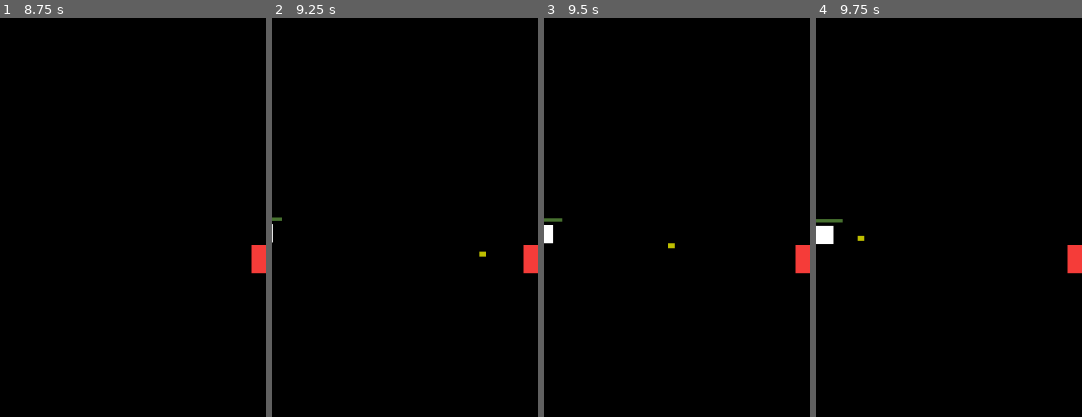
Above: before the commit, frames 1-4 (left to right).
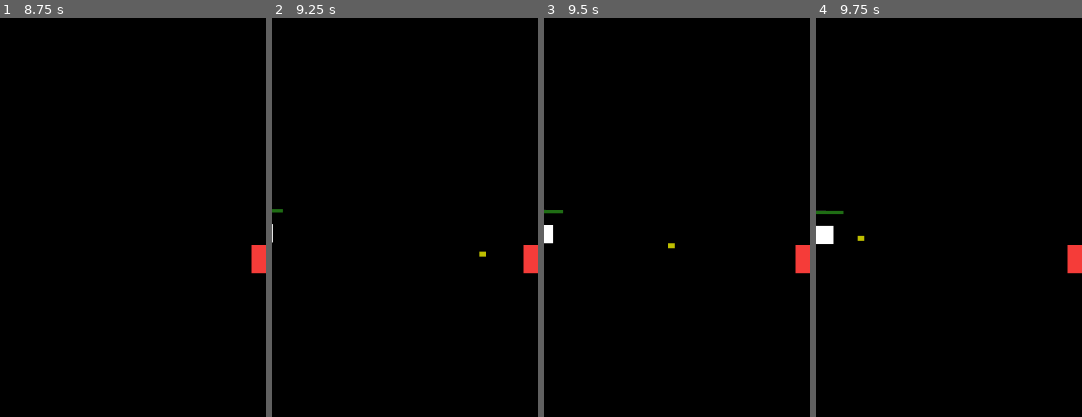
Above: after the commit, the same moments.

Repository: MauroCastro1705/mini_auto_battler
Game: Godot game, scene res://test/test-scene.tscn
The game is run twice, just before and just after one commit, with the same random seed, the same clock (stepped at 60 frames per second) and the same inputs. The project has no main scene, so this scene is started directly.
Inputs (mouse positions are % of the whole screen's width and height, from its top left):
- Up to frame 1 (8.75 s): tap Enter at 0.5, 2, 3.5 s; move the mouse to (72, 45) at 0.52 s; hold Up (ui_up) 0.53-1.25 s; tap O at 0.6, 3.6, 6.6 s; click (72, 45) at 0.67 s; tap Space (ui_select) at 0.77, 1.25, 2.75, 3.77, 4.25, 6.77 s; drag from (30, 55) to (50, 40) at 1.27 s; move the mouse to (60, 28) at 2.02 s; hold Up (ui_up) 2.03-2.75 s; tap Shift at 2.1, 5.1, 8.1 s; drag from (45, 70) to (20, 35) at 2.77 s; move the mouse to (80, 65) at 3.52 s; hold Down (ui_down) 3.53-4.25 s; drag from (20, 35) to (50, 40) at 4.27 s; move the mouse to (55, 50) at 5.02 s; hold Down (ui_down) 5.03-5.75 s; click (55, 50) at 5.17 s; drag from (35, 25) to (30, 55) at 5.77 s; move the mouse to (72, 45) at 6.52 s; hold Up (ui_up) 6.53-7.25 s; drag from (30, 55) to (50, 40) at 7.27 s; move the mouse to (60, 28) at 8.02 s; hold Down (ui_down) from 8.03 s (still down)
- Up to frame 2 (9.25 s): release Down (ui_down) at 8.75 s; drag from (45, 70) to (20, 35) at 8.77 s
- Up to frame 3 (9.5 s): no input
- Up to frame 4 (9.75 s): move the mouse to (80, 65) at 9.52 s; hold Up (ui_up) from 9.53 s (still down); tap O at 9.6 s; click (80, 65) at 9.67 s
The pictures show only the part of the screen within x 0-50%, y 10-59%; the shares and areas given below are measured in that part.

Frame 1 is identical in both runs. In frame 2, less than 0.1% of the frame differs, in the area x 0-5%, y 47-51%; in frame 3, 0.1%; in frame 4, 0.2%, in the area x 0-11%, y 48-52%.

Commit message:
life bars update

Diff:
--- a/enemies/enemigo_1.gd
+++ b/enemies/enemigo_1.gd
@@ -7,7 +7,7 @@
 var is_dead = false
 @onready var damage_numbers_origin: Node2D = $damage_numbers_origin
 @onready var sprite: ColorRect = $ColorRect
-@onready var progress_bar: ProgressBar = $ProgressBar
+@onready var health_bar: Control = $HealthBar
 
 #----------------------------
 #COMO MOSTRAR NUMEROS DE DAÑO
@@ -23,7 +23,7 @@
 	max_hp = Global.enemigo_max_hp
 	Global.enemy_killed.connect(check_upgrade_mob)
 	hp = max_hp
-	update_lifebar()
+	health_bar.set_max_health(hp)
 
 func _process(_delta):
 	if not active:
@@ -41,11 +41,12 @@
 	active = true
 	show()
 	set_process(true)
-	update_lifebar()
+	health_bar.set_max_health(hp)
+
 
 func deactivate():
 	hp = Global.enemigo_max_hp
-	update_lifebar()
+	health_bar.set_max_health(hp)
 	active = false
 	is_dead = true
 	hide()
@@ -60,7 +61,8 @@
 	if not active or is_dead:
 		return
 	hp -= amount
-	update_lifebar()
+	health_bar.update_health(hp)
+
 	DamageNumbers.display_numbers(amount, damage_numbers_origin.global_position)
 	DamageNumbers.flash_sprite(sprite)
 	if hp <= 0:
@@ -68,9 +70,7 @@
 		Global.emit_signal("enemy_killed")
 		deactivate()
 
-func update_lifebar():
-	progress_bar.value = hp
-	progress_bar.max_value = Global.enemigo_max_hp
+
 
 func check_upgrade_mob():
 	if Global.level == 2:
--- a/enemies/enemigo_1.tscn
+++ b/enemies/enemigo_1.tscn
@@ -1,7 +1,7 @@
 [gd_scene load_steps=4 format=3 uid="uid://oeppwgem6t1w"]
 
 [ext_resource type="Script" uid="uid://g1060cslpaq" path="res://enemies/enemigo_1.gd" id="1_dg88b"]
-[ext_resource type="Theme" uid="uid://iw4d18rd20du" path="res://resources/life_bars.tres" id="2_6uey3"]
+[ext_resource type="PackedScene" uid="uid://dds2tk2k5qqxa" path="res://ui/life_bar.tscn" id="3_u8bk3"]
 
 [sub_resource type="CircleShape2D" id="CircleShape2D_dg88b"]
 radius = 14.0
@@ -22,12 +22,10 @@
 pivot_offset = Vector2(11, 0)
 
 [node name="damage_numbers_origin" type="Node2D" parent="."]
+position = Vector2(0, -40)
 
-[node name="ProgressBar" type="ProgressBar" parent="."]
-offset_left = -22.0
-offset_top = -19.0
-offset_right = 22.0
-offset_bottom = -15.0
-theme = ExtResource("2_6uey3")
-value = 50.0
-show_percentage = false
+[node name="HealthBar" parent="." instance=ExtResource("3_u8bk3")]
+offset_left = -21.0
+offset_top = -30.0
+offset_right = -21.0
+offset_bottom = -30.0
--- /dev/null
+++ b/ui/life_bar.gd
@@ -0,0 +1,23 @@
+extends Control
+@onready var damage_bar: ProgressBar = $HealthBarContainer/DamageBar
+@onready var life_bar: ProgressBar = $HealthBarContainer/HealthBar
+var max_health := 100
+var current_health := 100
+var damage_lerp_speed := 50.0  # velocidad en la que se reduce el daño visible
+
+func set_max_health(value: int):
+	max_health = value
+	current_health = value
+	life_bar.max_value = value
+	damage_bar.max_value = value
+	life_bar.value = value
+	damage_bar.value = value
+
+func update_health(new_value: int):
+	current_health = clamp(new_value, 0, max_health)
+	life_bar.value = current_health
+	# El damage_bar se reduce con delay en _process
+
+func _process(delta):
+	if damage_bar.value > life_bar.value:
+		damage_bar.value = max(damage_bar.value - damage_lerp_speed * delta, life_bar.value)
--- /dev/null
+++ b/ui/life_bar.tscn
@@ -0,0 +1,50 @@
+[gd_scene load_steps=6 format=3 uid="uid://dds2tk2k5qqxa"]
+
+[ext_resource type="Script" uid="uid://bgsydouixj78b" path="res://ui/life_bar.gd" id="1_3tq08"]
+
+[sub_resource type="StyleBoxFlat" id="StyleBoxFlat_4wbkc"]
+bg_color = Color(0.0980392, 0.0980392, 0.0980392, 1)
+
+[sub_resource type="StyleBoxFlat" id="StyleBoxFlat_g0ll4"]
+bg_color = Color(0.979405, 0.979405, 0.979405, 1)
+
+[sub_resource type="StyleBoxFlat" id="StyleBoxFlat_iq6xp"]
+bg_color = Color(0.0980392, 0.0980392, 0.0980392, 0)
+
+[sub_resource type="StyleBoxFlat" id="StyleBoxFlat_3tq08"]
+bg_color = Color(0.121407, 0.428963, 0.0798456, 1)
+
+[node name="HealthBar" type="Control"]
+layout_mode = 3
+anchors_preset = 15
+anchor_right = 1.0
+anchor_bottom = 1.0
+grow_horizontal = 2
+grow_vertical = 2
+script = ExtResource("1_3tq08")
+
+[node name="HealthBarContainer" type="ProgressBar" parent="."]
+layout_mode = 0
+offset_top = 1.0
+offset_right = 44.0
+offset_bottom = 5.0
+value = 50.0
+show_percentage = false
+
+[node name="DamageBar" type="ProgressBar" parent="HealthBarContainer"]
+layout_mode = 0
+offset_right = 44.0
+offset_bottom = 4.0
+theme_override_styles/background = SubResource("StyleBoxFlat_4wbkc")
+theme_override_styles/fill = SubResource("StyleBoxFlat_g0ll4")
+value = 100.0
+show_percentage = false
+
+[node name="HealthBar" type="ProgressBar" parent="HealthBarContainer"]
+layout_mode = 0
+offset_right = 44.0
+offset_bottom = 4.0
+theme_override_styles/background = SubResource("StyleBoxFlat_iq6xp")
+theme_override_styles/fill = SubResource("StyleBoxFlat_3tq08")
+value = 50.0
+show_percentage = false
Not shown, added: ui/life_bar.gd.uid
